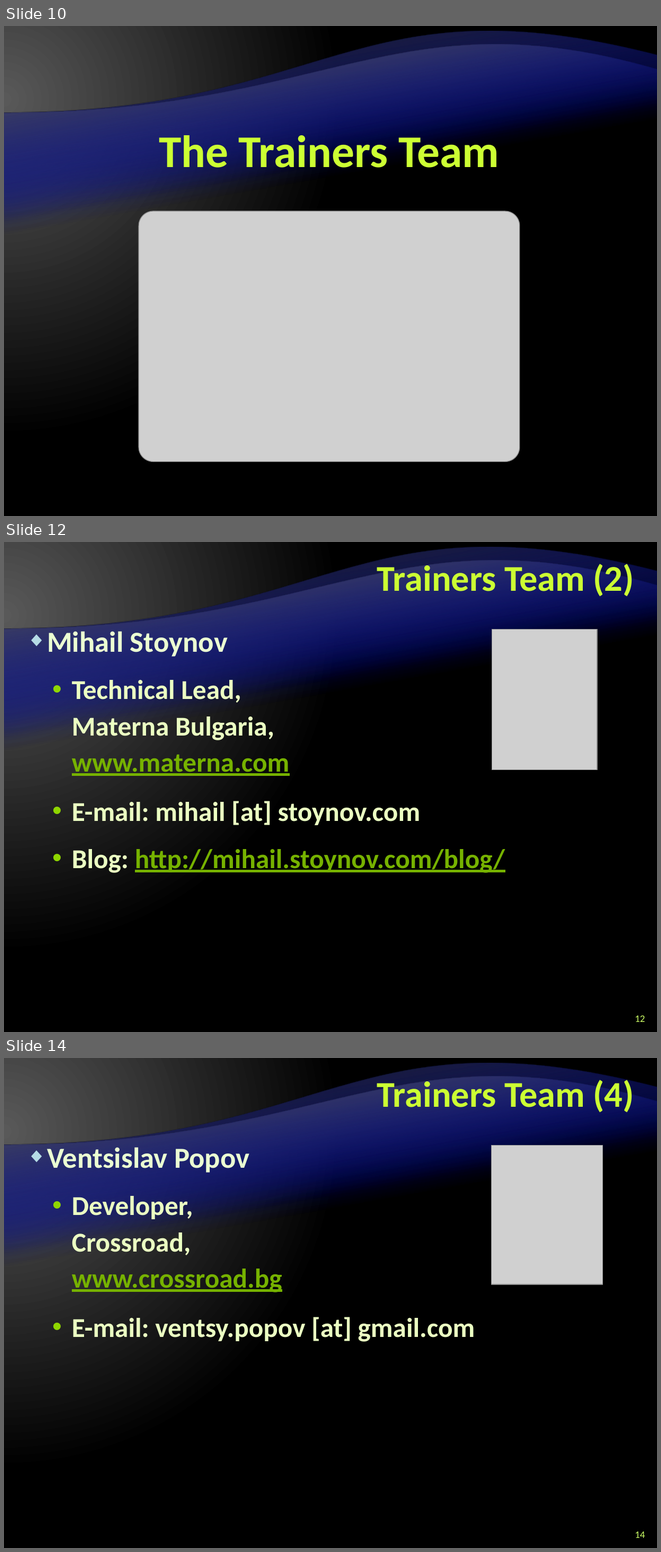
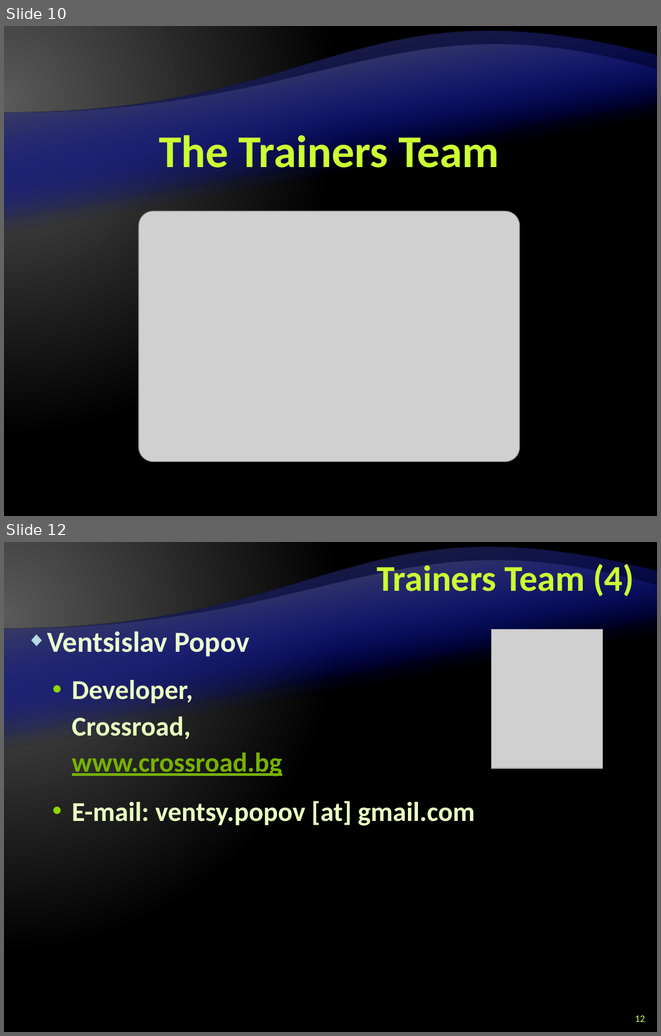
Before and after one commit to Graveheart/aspnetcourse, a slide deck: 2010/lectures/0. Course Introduction.pptx. Shown one above the other, each under a label of ours: slides 10, 12 and 14 before the commit, slides 10 and 12 after it; the slides between them are not shown. The pictures are 661x1552 and 661x1036 pixels, drawn with LibreOffice and Linux fonts; fonts in the diff are those of the drawing; grey boxes stand for pictures; background and template pictures are left out. Boxes give left, top, right and bottom in pixels: in the first picture for what was removed or moved away, otherwise in the second. Text is boxed around its words. In the diff, an @@ line names an element or a change of style, - is before the commit and + after.

```diff
--- a/2010/lectures/0. Course Introduction.pptx
+++ b/2010/lectures/0. Course Introduction.pptx
@@ slide 12 removed at bbox=[4, 542, 657, 1032], background gradient #595959 to #000000; not listed: 4 template elements that a slide beside it also shows @@
@@ title removed at bbox=[377, 561, 634, 596] @@
-Trainers Team (2)
@@ text removed at bbox=[47, 631, 290, 776] @@
-◆ Mihail Stoynov
-  • Technical Lead, Materna Bulgaria, www.materna.com
@@ picture removed at bbox=[492, 629, 597, 770] @@
@@ text removed at bbox=[72, 801, 505, 873] @@
-  • E-mail: mihail [at] stoynov.com
-  • Blog: http://mihail.stoynov.com/blog/
@@ page number removed at bbox=[635, 1015, 645, 1022] @@
-12
@@ what was slide 14 is now slide 12 @@
@@ page number at bbox=[635, 1015, 645, 1022]: text changed @@
-14
+12
```
Also in this commit, not shown: 3 slides changed, 4 other slides removed.
